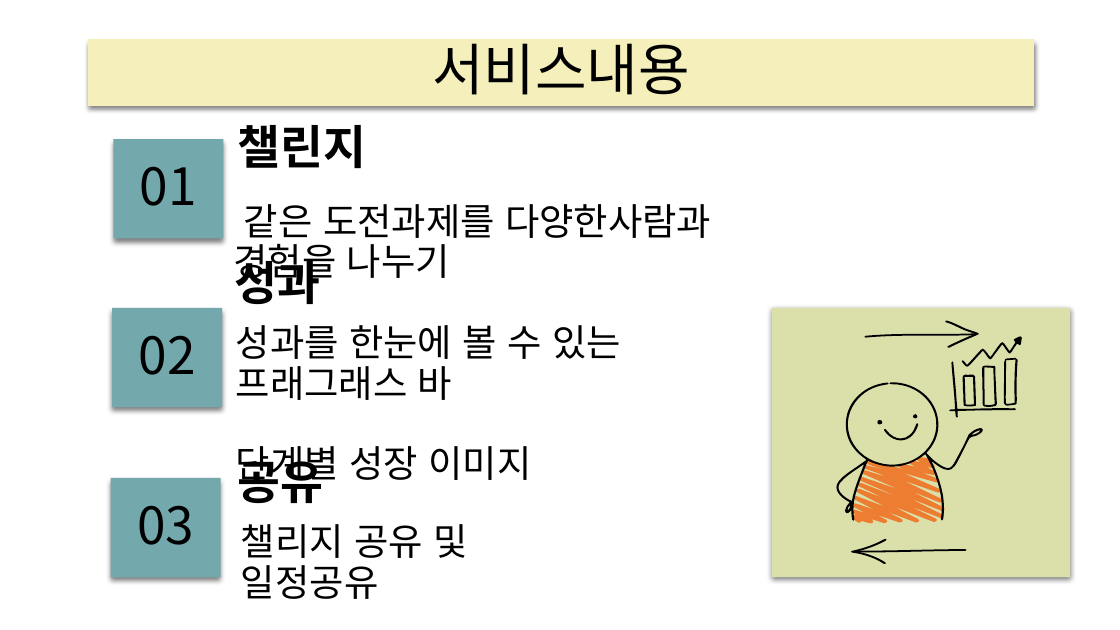
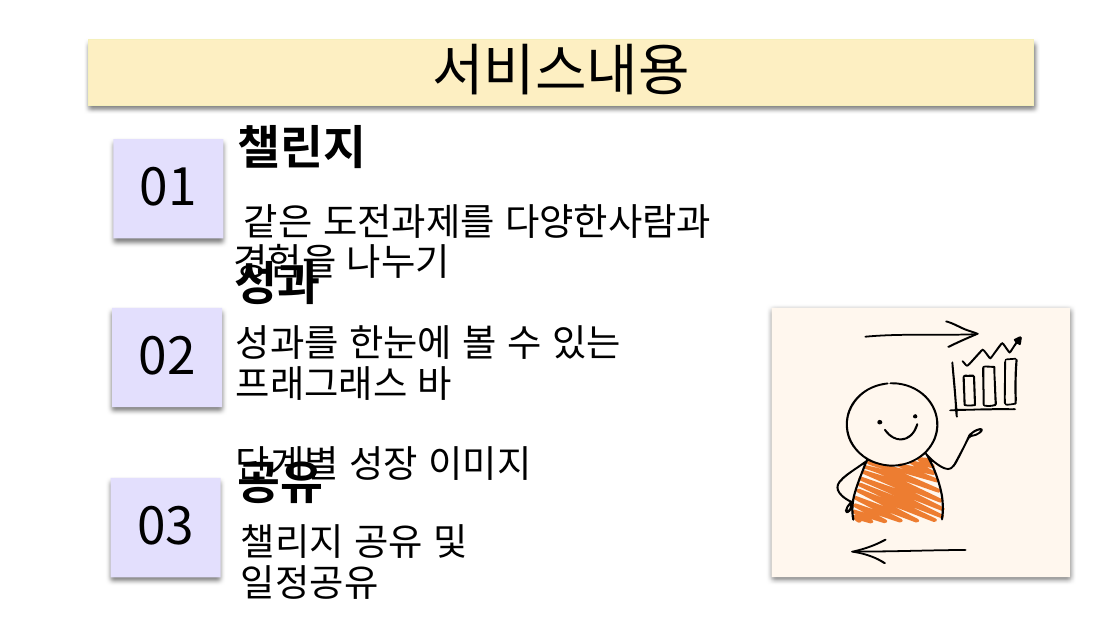
Before and after one commit to elquineas/elquineas.github.io, a slide deck: slide 3 of 갓생살기_ver3.pptx. Drawn at 1120x630 pixels with LibreOffice and Linux fonts; fonts in the diff are those of the drawing. Boxes give left, top, right and bottom in pixels: in the first picture for what was removed or moved away, otherwise in the second. Text is boxed around its words. In the diff, an @@ line names an element or a change of style, - is before the commit and + after.

```diff
--- a/갓생살기_ver3.pptx
+++ b/갓생살기_ver3.pptx
@@ rectangle at (772, 308, 1070, 577): fill #DBDFAA to #FFF7EE @@
@@ fill #73A9AD to #E3DFFD in 3 elements at (113, 139, 223, 239), (113, 308, 223, 407), (111, 478, 221, 577) @@
```
Also in this commit, not shown: 12 other slides changed, 1 other file.
